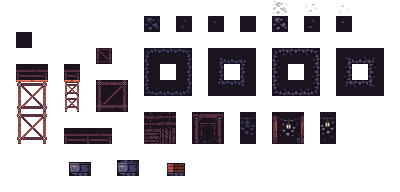
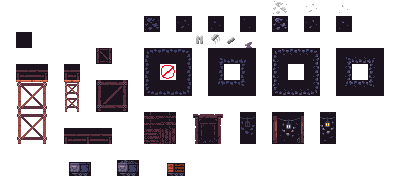
The second 400 x 192 image is a revision of the first. Changes to its layers:
removed layer "Copy of Background" over [161, 34, 252, 144]
removed layer "Background" over [161, 34, 252, 144]
added layer "Background Merged" above "Paint Layer 1" over [161, 34, 252, 144]
